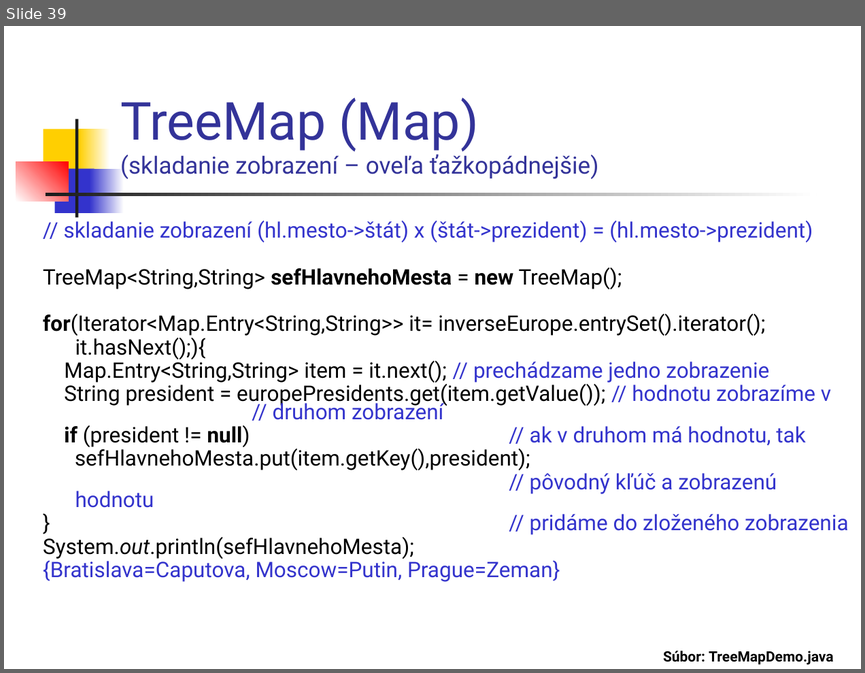
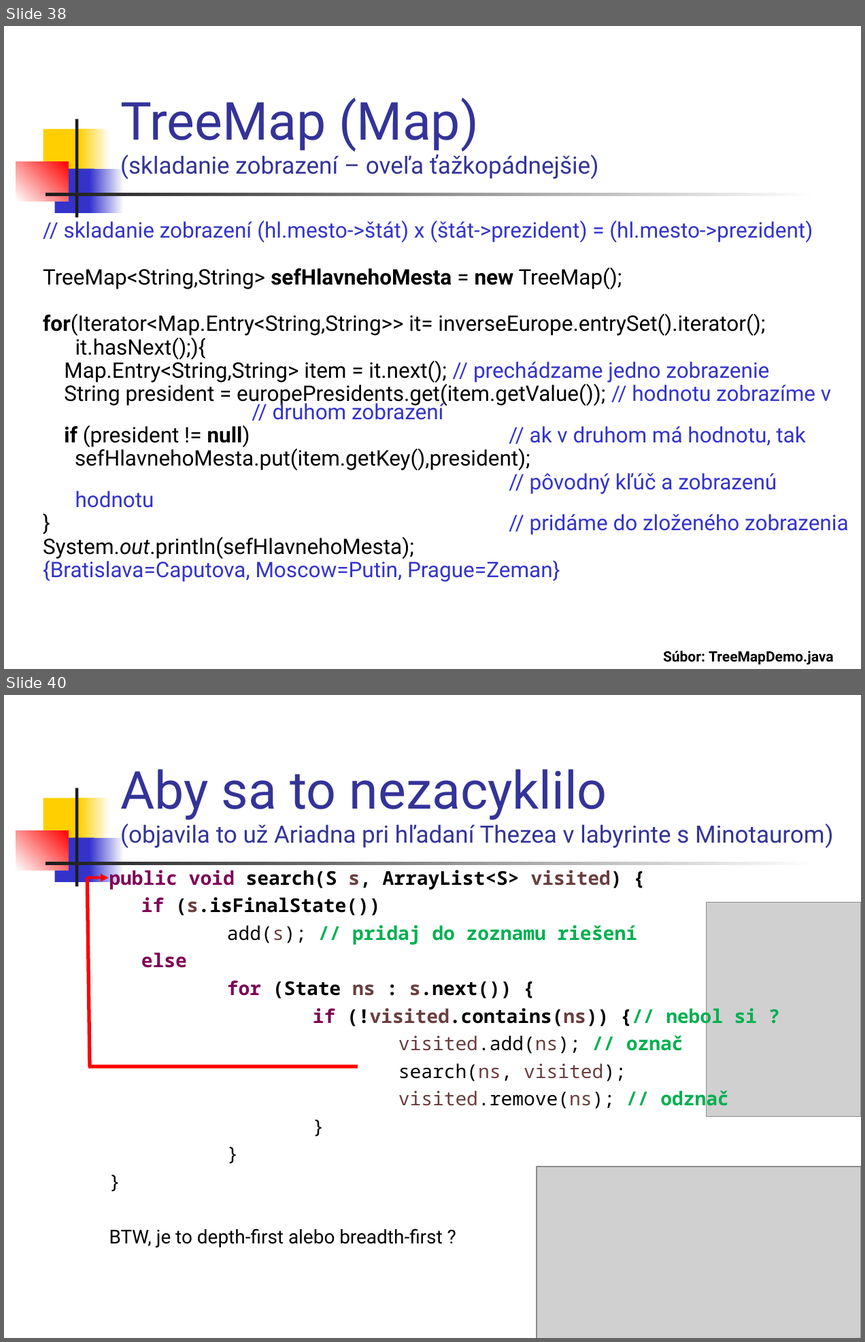
Before and after one commit to Programovanie4/Prednasky, a slide deck: 06/06_java.ppt. Shown one above the other, each under a label of ours: slide 39 before the commit, slides 38 and 40 after it; the slides between them are not shown. The pictures are 865x673 and 865x1342 pixels, drawn with LibreOffice and Linux fonts; fonts in the diff are those of the drawing; grey boxes stand for pictures. Boxes give left, top, right and bottom in pixels: in the first picture for what was removed or moved away, otherwise in the second. Text is boxed around its words. In the diff, an @@ line names an element or a change of style, - is before the commit and + after.

```diff
--- a/06/06_java.ppt
+++ b/06/06_java.ppt
@@ slide 40 added at (x1=4, y1=695, x2=861, y2=1338), background #FFFFFF; not listed: 7 template elements that a slide beside it also shows @@
@@ title added at (x1=120, y1=769, x2=833, y2=848), 20 pt, text #333399 @@
+Aby sa to nezacyklilo
+(objavila to už Ariadna pri hľadaní Thezea v labyrinte s Minotaurom)
@@ line added from (87, 877) to (90, 1066), #FF0000 3 pt @@
@@ arrow added from (87, 877) to (109, 877), #FF0000 2.24 pt @@
@@ text added at (x1=109, y1=866, x2=757, y2=1247), 16 pt, text #000000, bold @@
+public void search(S s, ArrayList<S> visited) {
+if (s.isFinalState())
+add(s); // pridaj do zoznamu riešení
+else
+for (State ns : s.next()) {
+if (!visited.contains(ns)) {// nebol si ?
+visited.add(ns); // označ
+search(ns, visited);
+visited.remove(ns); // odznač
+}
+}
+}
+BTW, je to depth-first alebo breadth-first ?
@@ picture added at (x1=706, y1=902, x2=861, y2=1117) @@
@@ line added from (358, 1066) to (88, 1066), #FF0000 3 pt @@
@@ picture added at (x1=537, y1=1166, x2=861, y2=1338) @@
@@ what was slide 39 is now slide 38 @@
```
Also in this commit, not shown: 10 slides changed, 3 other slides added, 2 slides removed, 3 other files.
